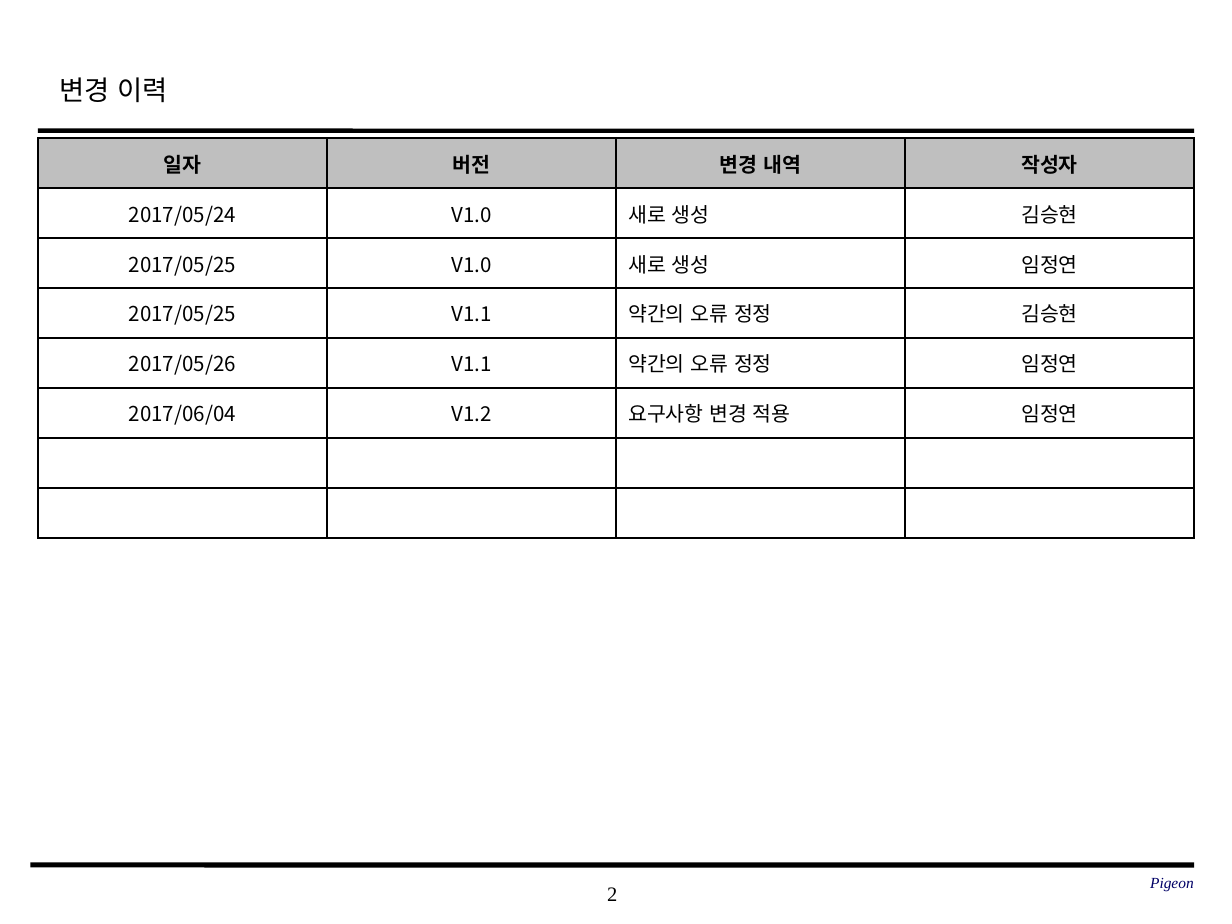
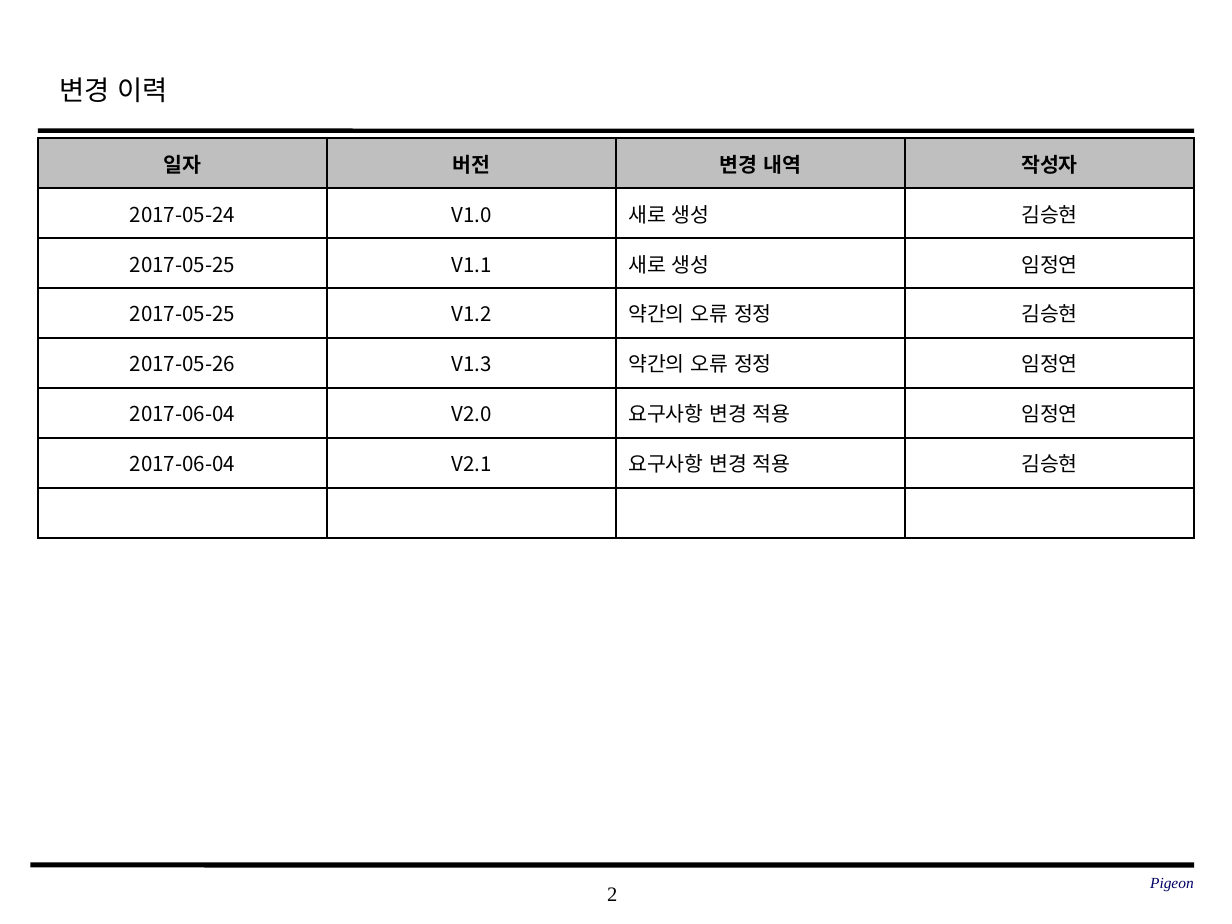
Before and after one commit to SE-admin/9, a slide deck: slide 2 of doc/3_ 설계서/Class Design_9_pigeon.pptx. Drawn at 1232x924 pixels with LibreOffice and Linux fonts; fonts in the diff are those of the drawing; background and template pictures are left out. Boxes give left, top, right and bottom in pixels: in the first picture for what was removed or moved away, otherwise in the second. Text is boxed around its words. In the diff, an @@ line names an element or a change of style, - is before the commit and + after.

Commit message:
#905 조교의 요구사항 변경 요청 접수 # 서류 # 전체 서류 # 요구사항 변경에 따른 서류 내용 변경

```diff
--- a/doc/3_ 설계서/Class Design_9_pigeon.pptx
+++ b/doc/3_ 설계서/Class Design_9_pigeon.pptx
@@ table at [38, 138, 1196, 537] @@
-row 2: 2017/05/24 | V1.0 | 새로 생성 | 김승현
-row 3: 2017/05/25 | V1.0 | 새로 생성 | 임정연
-row 4: 2017/05/25 | V1.1 | 약간의 오류 정정 | 김승현
-row 5: 2017/05/26 | V1.1 | 약간의 오류 정정 | 임정연
-row 6: 2017/06/04 | V1.2 | 요구사항 변경 적용 | 임정연
+row 2: 2017-05-24 | V1.0 | 새로 생성 | 김승현
+row 3: 2017-05-25 | V1.1 | 새로 생성 | 임정연
+row 4: 2017-05-25 | V1.2 | 약간의 오류 정정 | 김승현
+row 5: 2017-05-26 | V1.3 | 약간의 오류 정정 | 임정연
+row 6: 2017-06-04 | V2.0 | 요구사항 변경 적용 | 임정연
+row 7: 2017-06-04 | V2.1 | 요구사항 변경 적용 | 김승현
-row 8:  |  |  | 
```
Also in this commit, not shown: 4 other slides changed, 8 other files.
